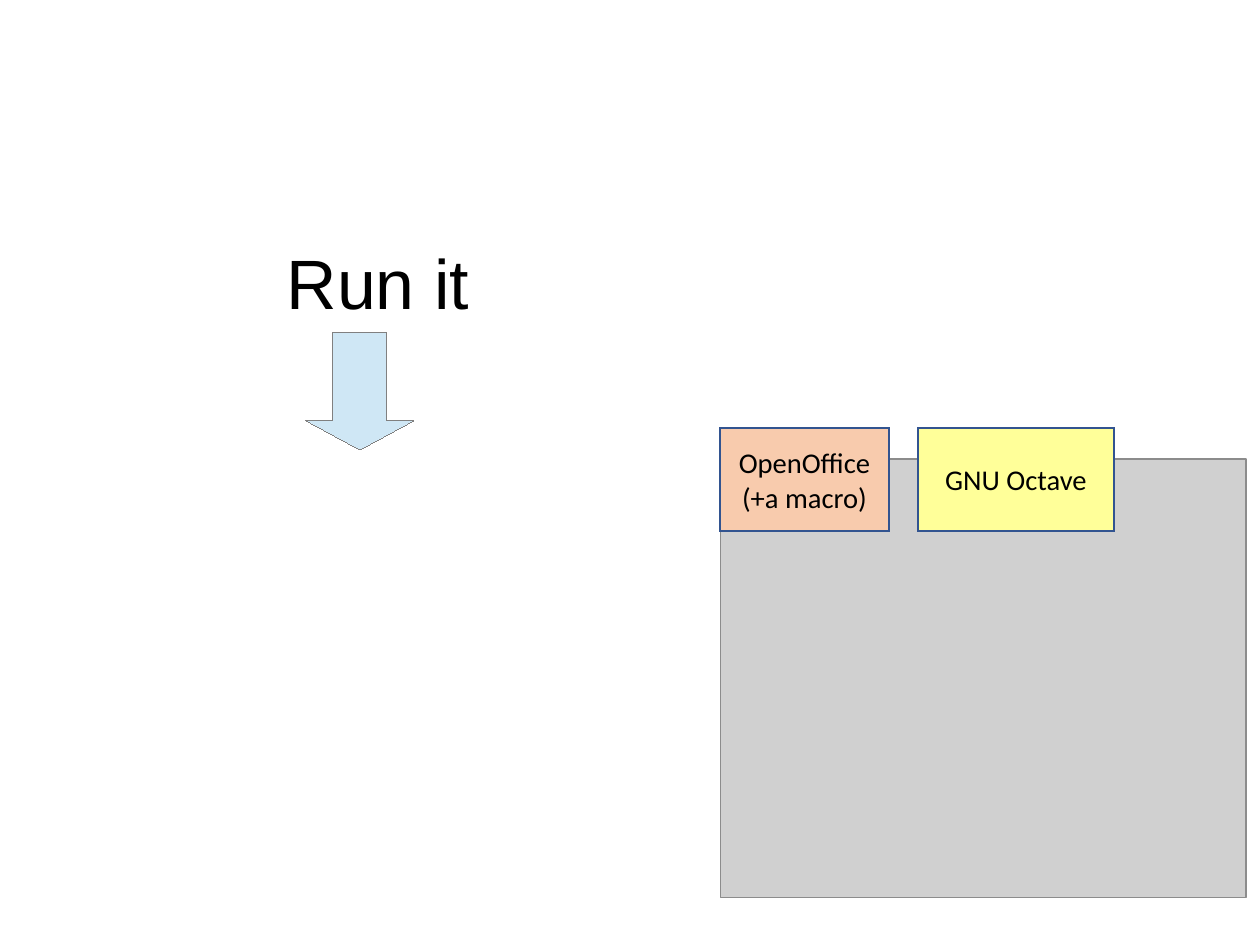
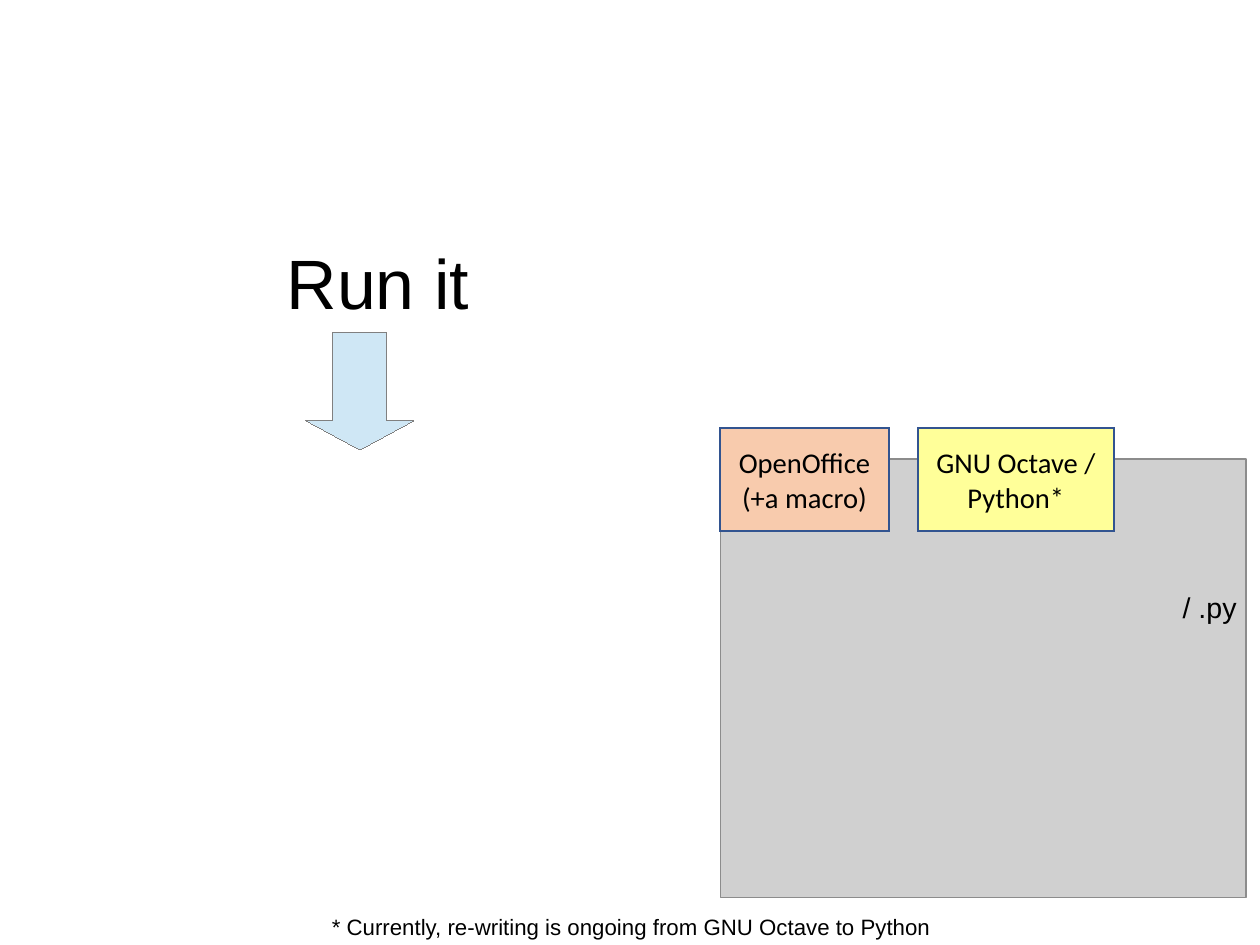
Before and after one commit to GfSE/fas4sysmlv2, a slide deck: slide 4 of src/io/usecase-activity-editor/fas_frontend.odp. Drawn at 1260x945 pixels with LibreOffice and Linux fonts; fonts in the diff are those of the drawing; grey boxes stand for pictures. Boxes give left, top, right and bottom in pixels: in the first picture for what was removed or moved away, otherwise in the second. Text is boxed around its words. In the diff, an @@ line names an element or a change of style, - is before the commit and + after.

Commit message:
New Python implementation replaces GNU Octave implementation of fas_frontend

```diff
--- a/src/io/usecase-activity-editor/fas_frontend.odp
+++ b/src/io/usecase-activity-editor/fas_frontend.odp
@@ text in rectangle at (936,454,1078,513): text changed @@
-GNU Octave
+GNU Octave /
+Python*
@@ text added at (1198,602,1236,624), 18 pt, text #000000 @@
+/ .py
@@ text added at (347,919,930,940), 14 pt, text #000000 @@
+* Currently, re-writing is ongoing from GNU Octave to Python
```
Also in this commit, not shown: 1 other slide changed, 3 other files.
